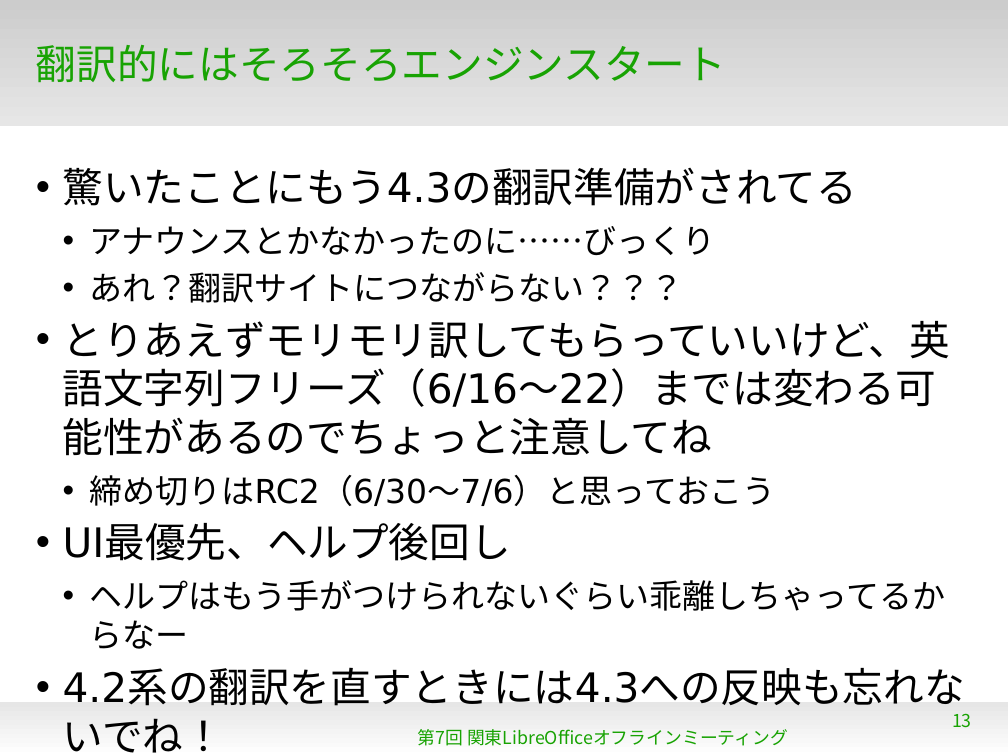
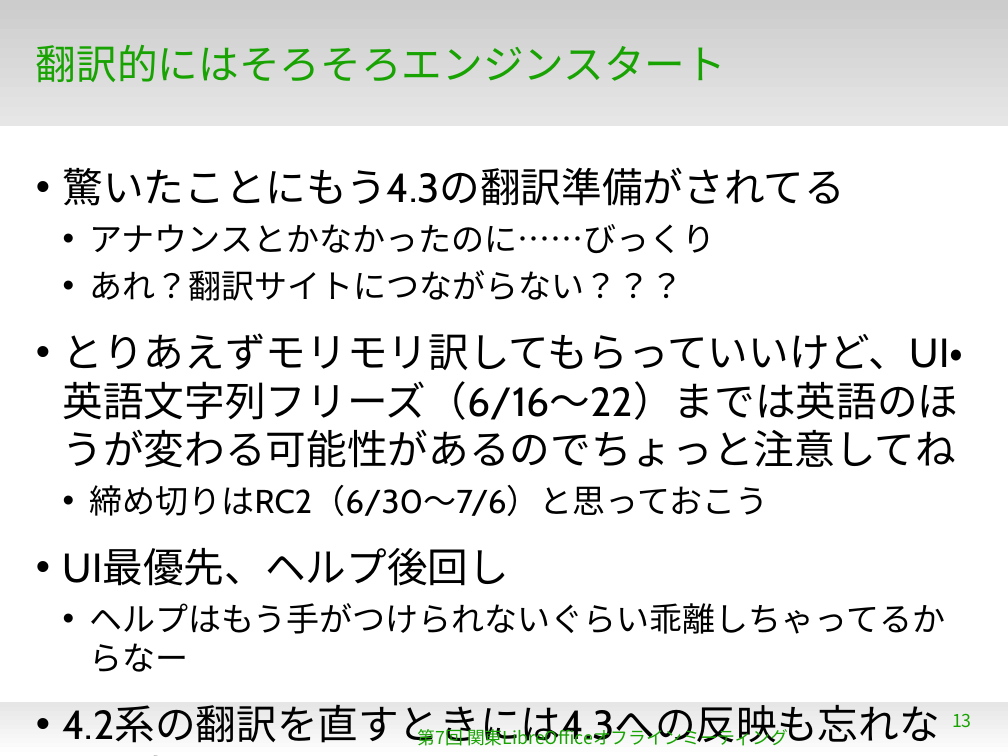
Before and after one commit to naruoga/KantoLibreOffice, a slide deck: slide 13 of May2014/201405news.odp. Drawn at 1008x756 pixels with LibreOffice and Linux fonts; fonts in the diff are those of the drawing; background and template pictures are left out. Boxes give left, top, right and bottom in pixels: in the first picture for what was removed or moved away, otherwise in the second. Text is boxed around its words. In the diff, an @@ line names an element or a change of style, - is before the commit and + after.

Commit message:
May2014/201405news.odp - 関東オフの今後について少し書き直し

```diff
--- a/May2014/201405news.odp
+++ b/May2014/201405news.odp
@@ text at bbox=[63, 167, 945, 746]: font DejaVu Sans to Cabin in "驚いたことにもう4.3の翻訳準備がされてる", "アナウンスとかなかったのに……びっくり", "あれ？翻訳サイトにつながらない？？？", "締め切りはRC2（6/30〜7/6）と思っておこう" and 3 more places; more space between paragraphs @@
@@ text at bbox=[63, 333, 964, 468]: text changed; font DejaVu Sans to Cabin @@
-• とりあえずモリモリ訳してもらっていいけど、英語文字列フリーズ（6/16〜22）までは変わる可能性があるのでちょっと注意してね
+• とりあえずモリモリ訳してもらっていいけど、UI・英語文字列フリーズ（6/16〜22）までは英語のほうが変わる可能性があるのでちょっと注意してね
```
Also in this commit, not shown: 12 other slides changed, 4 slides added.
